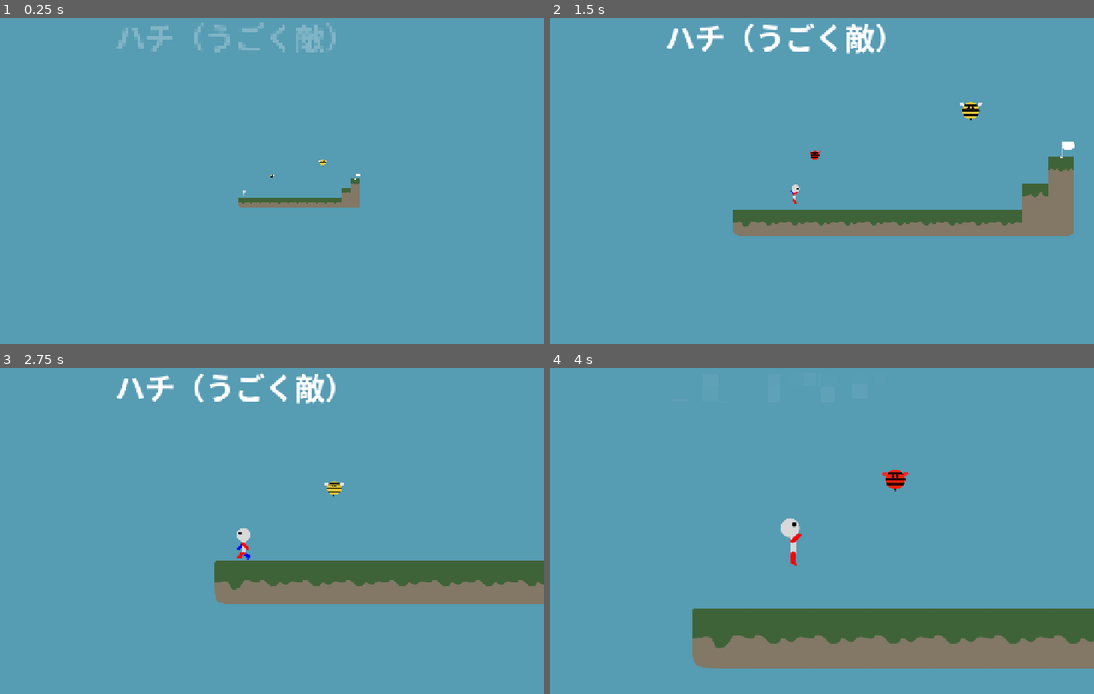
Above: before the commit, frames 1-4 (two rows, left to right).
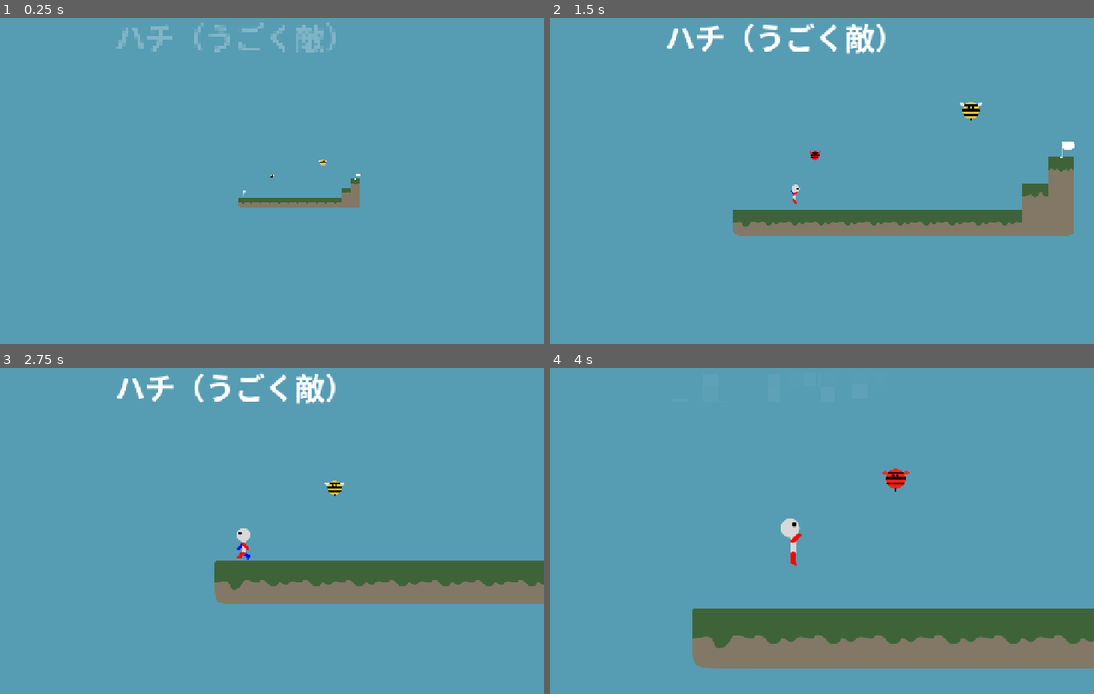
Above: after the commit, the same moments.

Repository: matsuyama-henrik-lab/seminar-land
Game: Godot game, scene res://example_levels/level_bee.tscn
The game is run twice, just before and just after one commit, with the same random seed, the same clock (stepped at 60 frames per second) and the same inputs. This scene is started directly instead of the project's main scene.
Inputs (mouse positions are in pixels of both pictures, inside the frame that each line leads up to):
- Up to frame 1 (0.25 s): no input
- Up to frame 2 (1.5 s): tap Enter (ui_accept) at 0.5, 0.77 s; move the mouse to (925, 177) at 0.52 s; hold Right (ui_right) 0.53-1.25 s; tap Shift at 0.6 s; click (925, 177) at 0.67 s; drag from (675, 213) to (1028, 167) at 1.27 s
- Up to frame 3 (2.75 s): move the mouse to (304, 465) at 2.02 s; hold Left (ui_left) from 2.03 s (still down); tap Ctrl at 2.1 s
- Up to frame 4 (4 s): release Left (ui_left) at 2.75 s; drag from (762, 615) to (887, 488) at 2.77 s; move the mouse to (974, 599) at 3.52 s; hold Right (ui_right) from 3.53 s (still down); tap Shift at 3.6 s; tap Enter (ui_accept) at 3.77 s

The runs differ from the first frame. In frame 1, less than 0.1% of the frame differs, in the area x 50-60%, y 43-49%; in frame 2, less than 0.1%; in frame 3, less than 0.1%; in frame 4, less than 0.1%, in the area x 61-67%, y 30-38%.

Commit message:
just some minor adjustments in the bee tutorial

Diff:
--- a/example_levels/level_bee.tscn
+++ b/example_levels/level_bee.tscn
@@ -232,10 +232,10 @@
 [node name="flag" parent="." unique_id=1159964731 instance=ExtResource("4_ldm8x")]
 position = Vector2(1608, -382)
 
-[node name="Bee_location" parent="." unique_id=1673866677 instance=ExtResource("5_7dahc")]
+[node name="Bee" parent="." unique_id=1673866677 instance=ExtResource("5_7dahc")]
 position = Vector2(465, -425)
 
-[node name="Bee_location2" parent="." unique_id=744532111 instance=ExtResource("5_7dahc")]
+[node name="Bee2" parent="." unique_id=744532111 instance=ExtResource("5_7dahc")]
 position = Vector2(1161, -611)
 scale = Vector2(2, 2)
 attack_speed = 0.5
